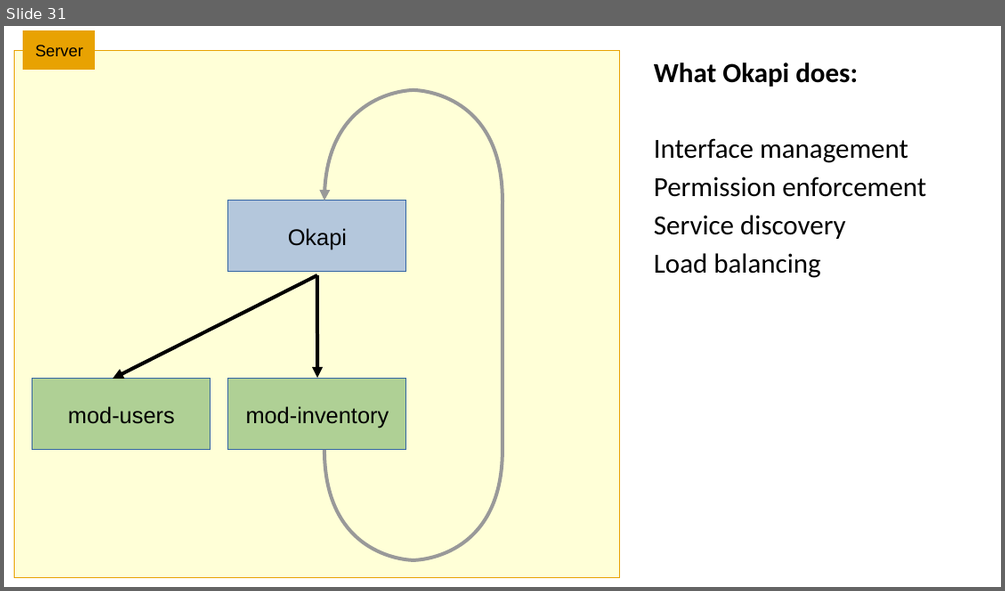
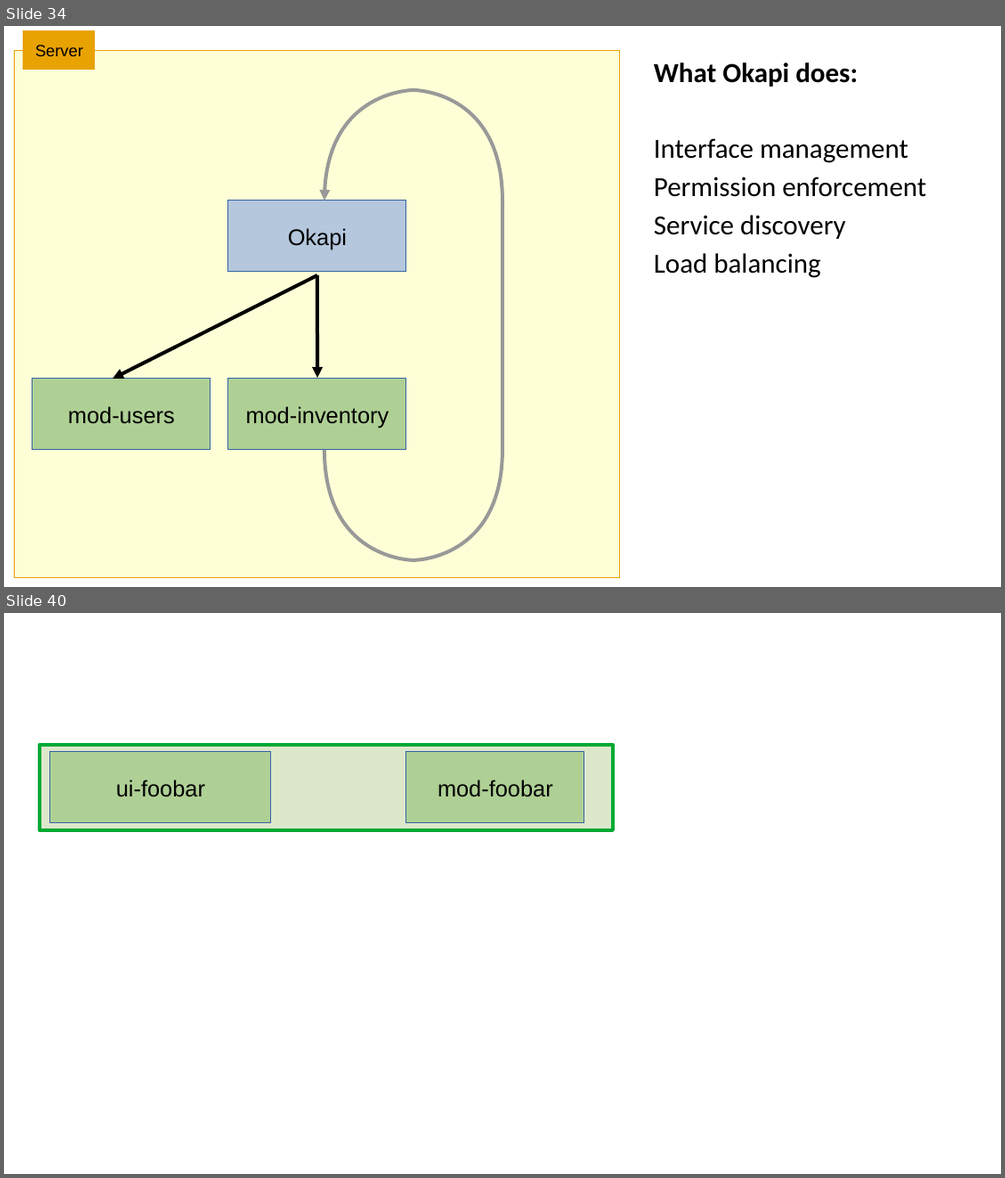
Before and after one commit to MikeTaylor/intro-to-folio-talk, a slide deck: intro-to-folio-talk.odp. Shown one above the other, each under a label of ours: slide 31 before the commit, slides 34 and 40 after it; the slides between them are not shown. The pictures are 1005x591 and 1005x1178 pixels, drawn with LibreOffice and Linux fonts; fonts in the diff are those of the drawing. Boxes give left, top, right and bottom in pixels: in the first picture for what was removed or moved away, otherwise in the second. Text is boxed around its words. In the diff, an @@ line names an element or a change of style, - is before the commit and + after.

```diff
--- a/intro-to-folio-talk.odp
+++ b/intro-to-folio-talk.odp
@@ slide 40 added at [4, 613, 1001, 1174], background #FFFFFF @@
@@ rectangle added at [40, 745, 613, 830], fill #DDE8CB, outline #00A933 2.83 pt @@
@@ rectangle added at [50, 753, 271, 824], fill #AFD095, outline #3465A4 0 pt, 18 pt, text #000000 @@
+ui-foobar
@@ rectangle added at [406, 753, 584, 824], fill #AFD095, outline #3465A4 0 pt, 18 pt, text #000000 @@
+mod-foobar
@@ what was slide 31 is now slide 34 @@
```
Also in this commit, not shown: 14 other slides added.
